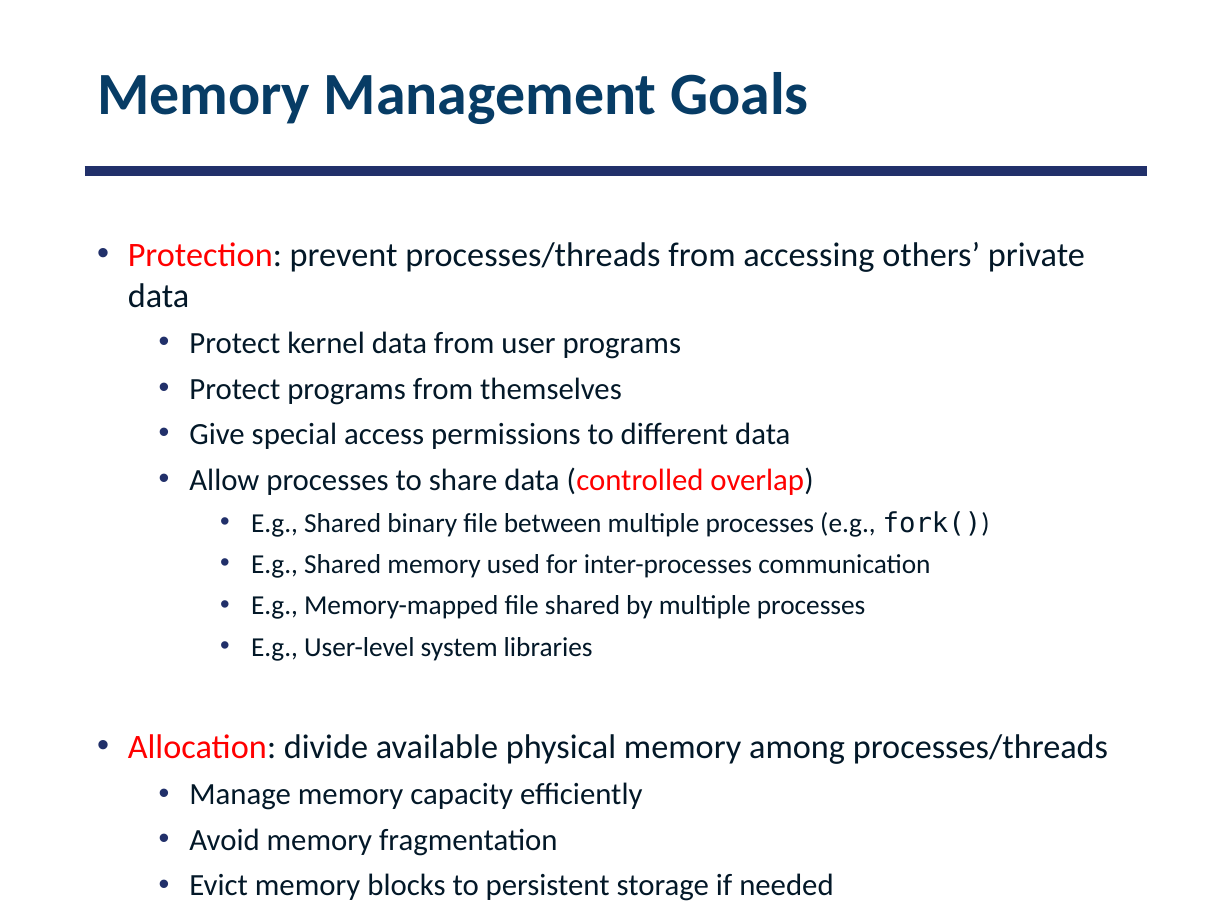
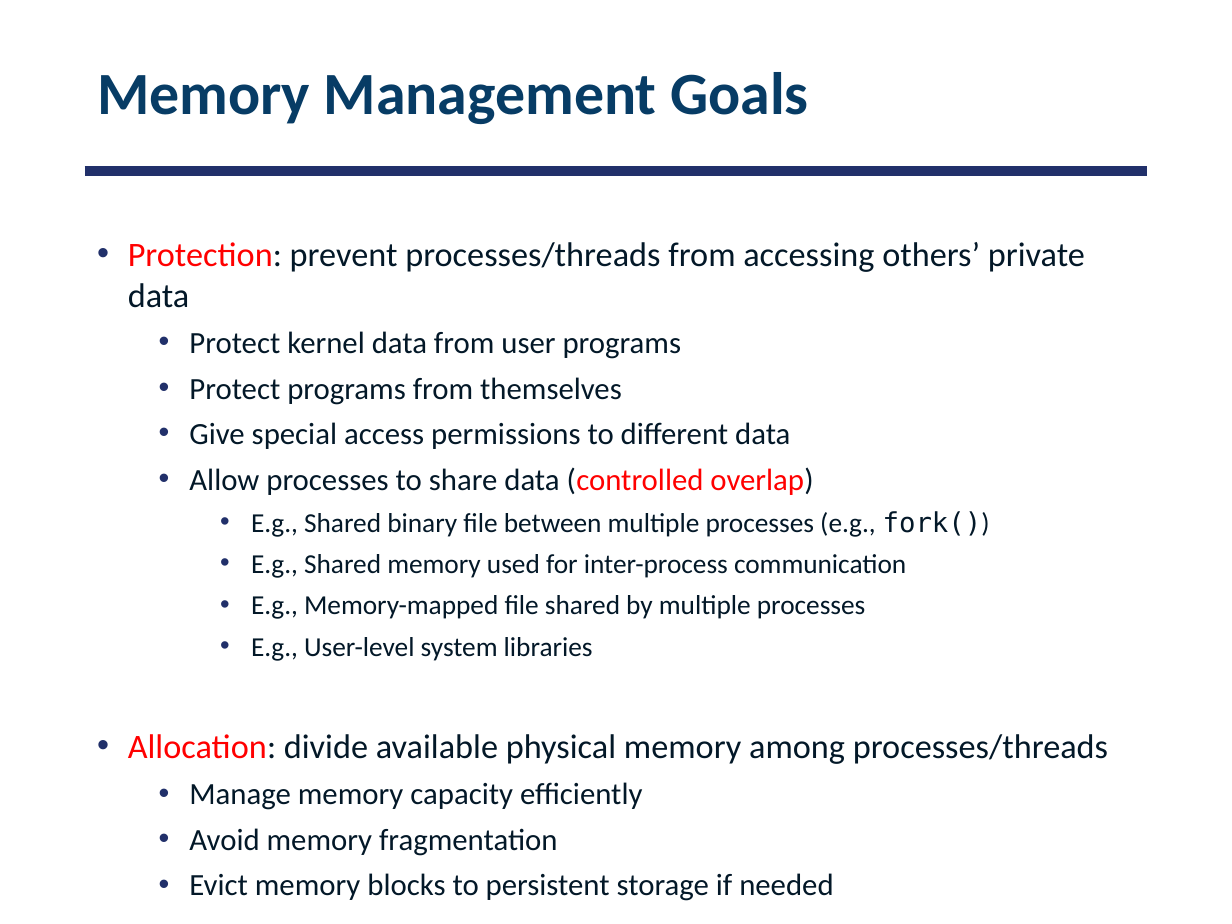
Before and after one commit to smajidzahedi/ECE350, a slide deck: slide 5 of 07-address.pptx. Drawn at 1232x924 pixels with LibreOffice and Linux fonts; fonts in the diff are those of the drawing. Boxes give left, top, right and bottom in pixels: in the first picture for what was removed or moved away, otherwise in the second. Text is boxed around its words. In the diff, an @@ line names an element or a change of style, - is before the commit and + after.

```diff
--- a/07-address.pptx
+++ b/07-address.pptx
@@ text at (251,554,906,578): text changed @@
-    • E.g., Shared memory used for inter-processes communication
+    • E.g., Shared memory used for inter-process communication
```
Also in this commit, not shown: 1 other file.
